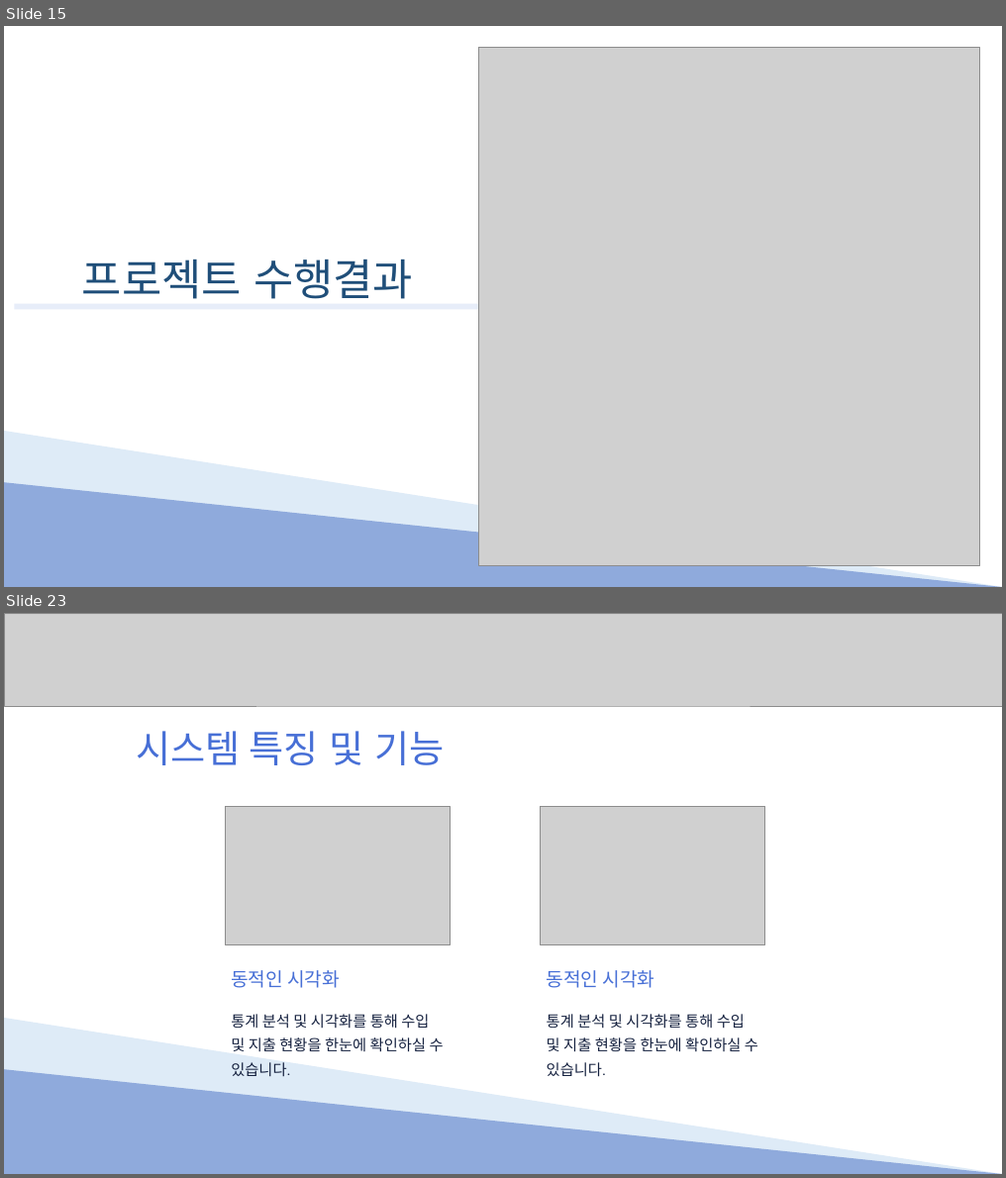
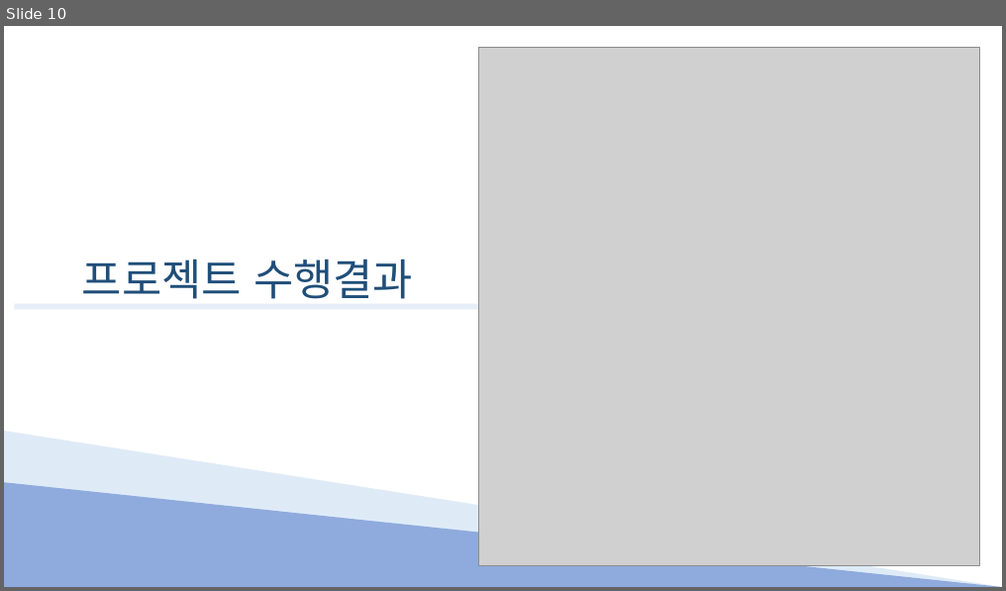
Before and after one commit to Hyno2/C-project, a slide deck: PPT/System.pptx. Shown one above the other, each under a label of ours: slides 15 and 23 before the commit, slide 10 after it; the slides between them are not shown. The pictures are 1006x1178 and 1006x591 pixels, drawn with LibreOffice and Linux fonts; fonts in the diff are those of the drawing; grey boxes stand for pictures. Boxes give left, top, right and bottom in pixels: in the first picture for what was removed or moved away, otherwise in the second. Text is boxed around its words. In the diff, an @@ line names an element or a change of style, - is before the commit and + after.

```diff
--- a/PPT/System.pptx
+++ b/PPT/System.pptx
@@ slide 23 removed at (4, 613, 1002, 1174), background #FFFFFF @@
@@ picture removed at (4, 613, 1002, 706) @@
@@ text removed at (136, 731, 444, 765) @@
-시스템 특징 및 기능
@@ picture removed at (225, 806, 450, 946) @@
@@ picture removed at (541, 806, 765, 946) @@
@@ text removed at (231, 970, 340, 988) @@
-동적인 시각화
@@ text removed at (547, 970, 655, 988) @@
-동적인 시각화
@@ right triangle removed at (4, 1018, 1002, 1174) @@
@@ text removed at (231, 1014, 444, 1076) @@
-통계 분석 및 시각화를 통해 수입 및 지출 현황을 한눈에 확인하실 수 있습니다.
@@ text removed at (547, 1014, 758, 1077) @@
-통계 분석 및 시각화를 통해 수입 및 지출 현황을 한눈에 확인하실 수 있습니다.
@@ right triangle removed at (4, 1069, 1002, 1174) @@
@@ what was slide 15 is now slide 10 @@
```
Also in this commit, not shown: 9 slides changed, 3 slides added, 14 other slides removed.
